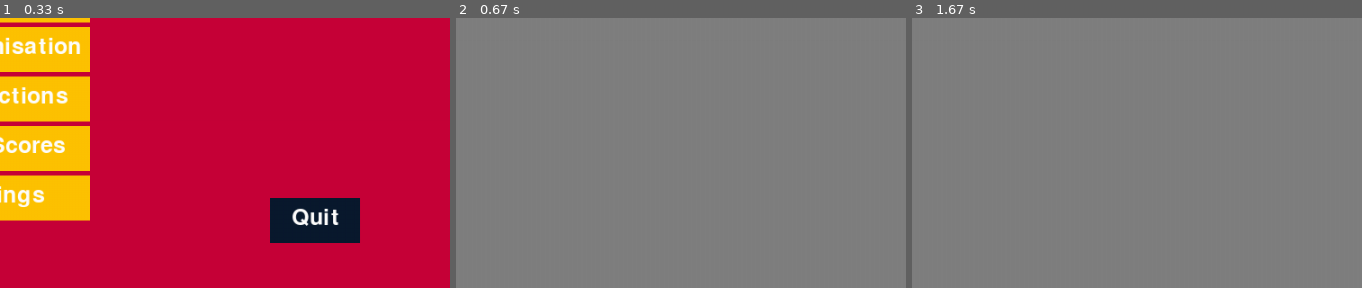
Above: before the commit, frames 1-3 (left to right).
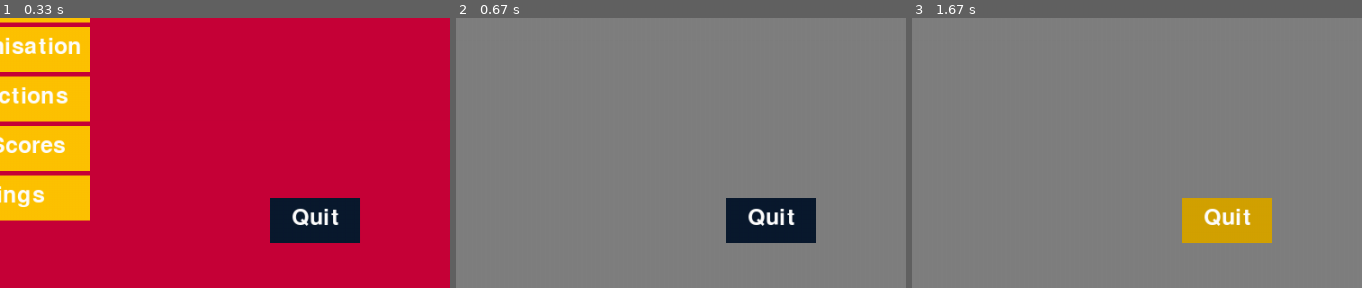
Above: after the commit, the same moments.

Repository: Jahmai-NW/sixth_form_programming
Game: pygame game, started from Football_Solution/project.py
Two runs of this game, one before a commit and one after it. Both use one fixed random seed, a clock stepped at 60 frames per second and the inputs below.
Inputs (mouse positions are % of the whole screen's width and height, from its top left):
- Up to frame 1 (0.33 s): no input
- Up to frame 2 (0.67 s): click (46, 54) at 0.38 s
- Up to frame 3 (1.67 s): click "Quit" at 0.72 s; click (19, 35) at 1.22 s; click (87, 85) at 1.55 s
The pictures show only the part of the screen within x 50-100%, y 50-100%; the shares and areas given below are measured in that part.

Frame 1 is identical in both runs. In frame 2, 3.3% of the frame differs, in the area x 60-80%, y 66-84%; in frame 3, 3.3%.

Commit message:
Break tiem save

Diff:
--- a/Football_Solution/project.py
+++ b/Football_Solution/project.py
@@ -44,19 +44,26 @@
 def settingsScreen():
     screen.fill((18, 70, 45))
 
+global runningCust
+runningCust = True
 def customisationScreen():
-    running = True
+    runningCust = True
     while running:
-        screen.fill((128, 128, 128))
-        pygame.display.update()
-        quitButton.draw(screen)
 
         for event in pygame.event.get():
+
+
             if event.type == pygame.QUIT:
-                running = False #running is changed to False, meaning this loop stops
+                runningCust = False #running is changed to False, meaning this loop stops
 
             if quitButton.is_clicked():
-                None
+                runningCust = False
+
+            screen.fill((128, 128, 128))
+
+        quitButton.draw(screen)
+        pygame.display.update()
+
 
 
 def instructionsScreen():
